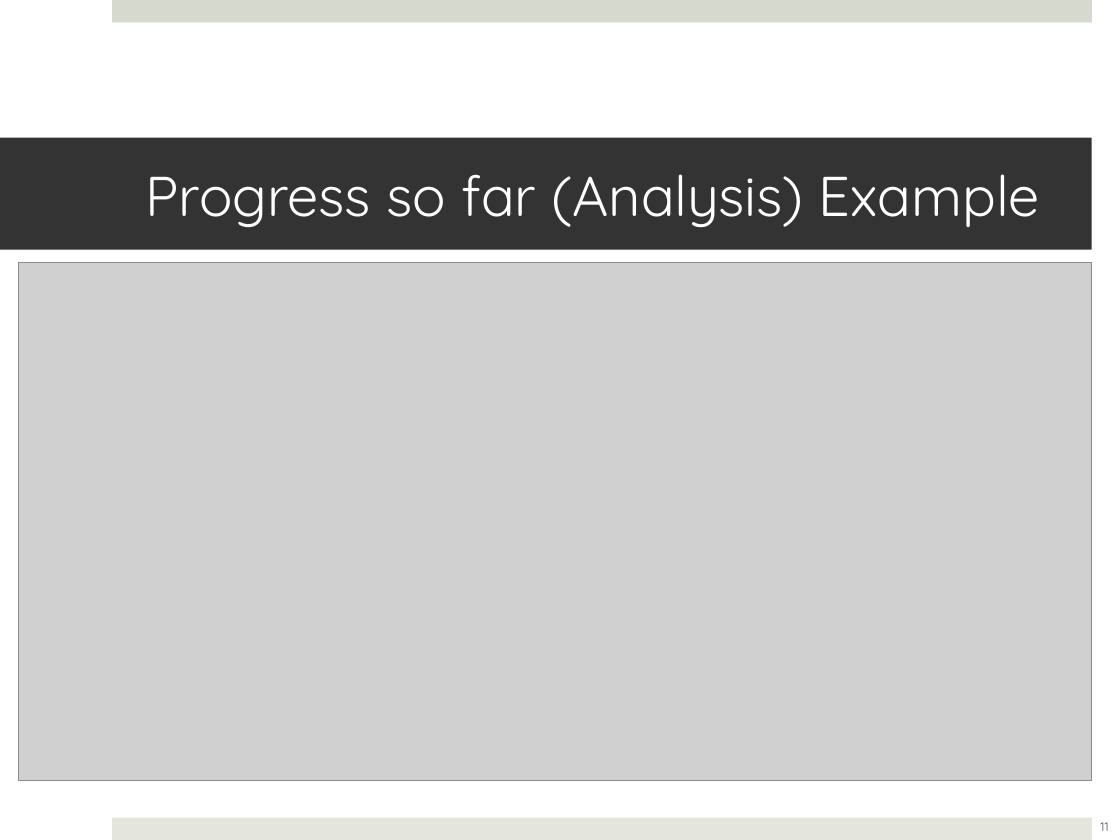
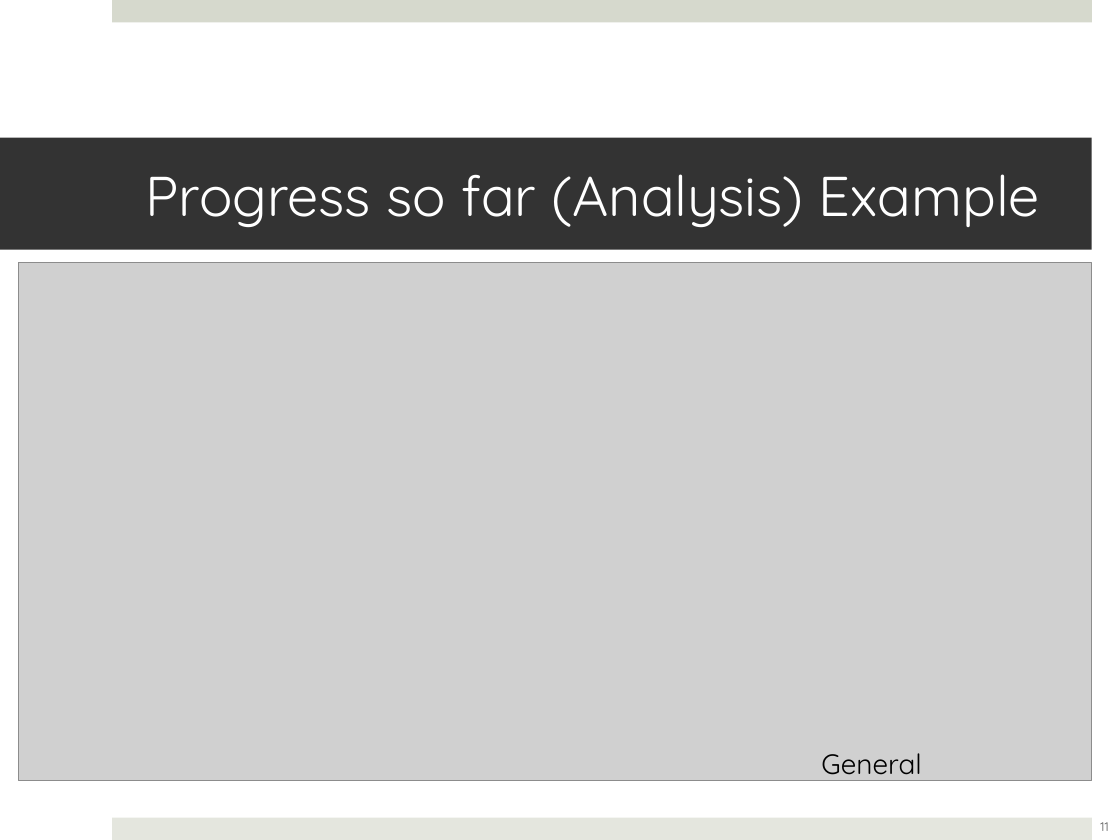
Before and after one commit to lwheng/fyp, a slide deck: slide 11 of presentation/fypupdate25may2012.ppt. Drawn at 1120x840 pixels with LibreOffice and Linux fonts; fonts in the diff are those of the drawing; grey boxes stand for pictures. Boxes give left, top, right and bottom in pixels: in the first picture for what was removed or moved away, otherwise in the second. Text is boxed around its words. In the diff, an @@ line names an element or a change of style, - is before the commit and + after.

```diff
--- a/presentation/fypupdate25may2012.ppt
+++ b/presentation/fypupdate25may2012.ppt
@@ text added at box(821, 753, 921, 783), 18 pt, text #000000 @@
+General
```
Also in this commit, not shown: 3 other slides changed.
